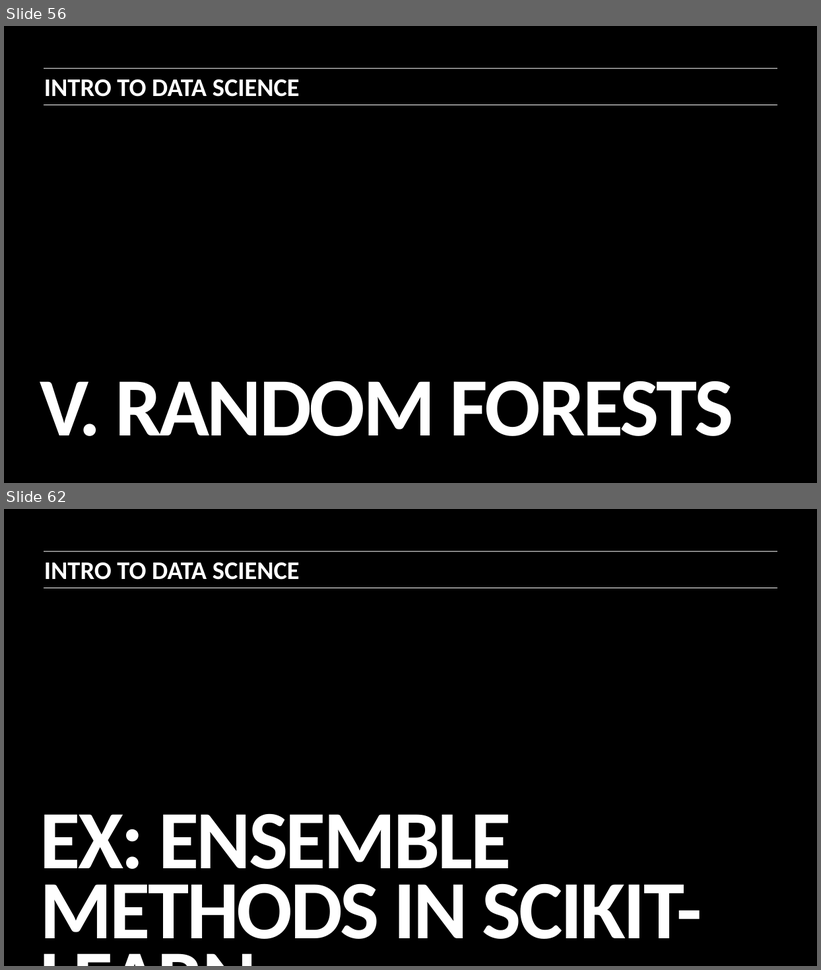
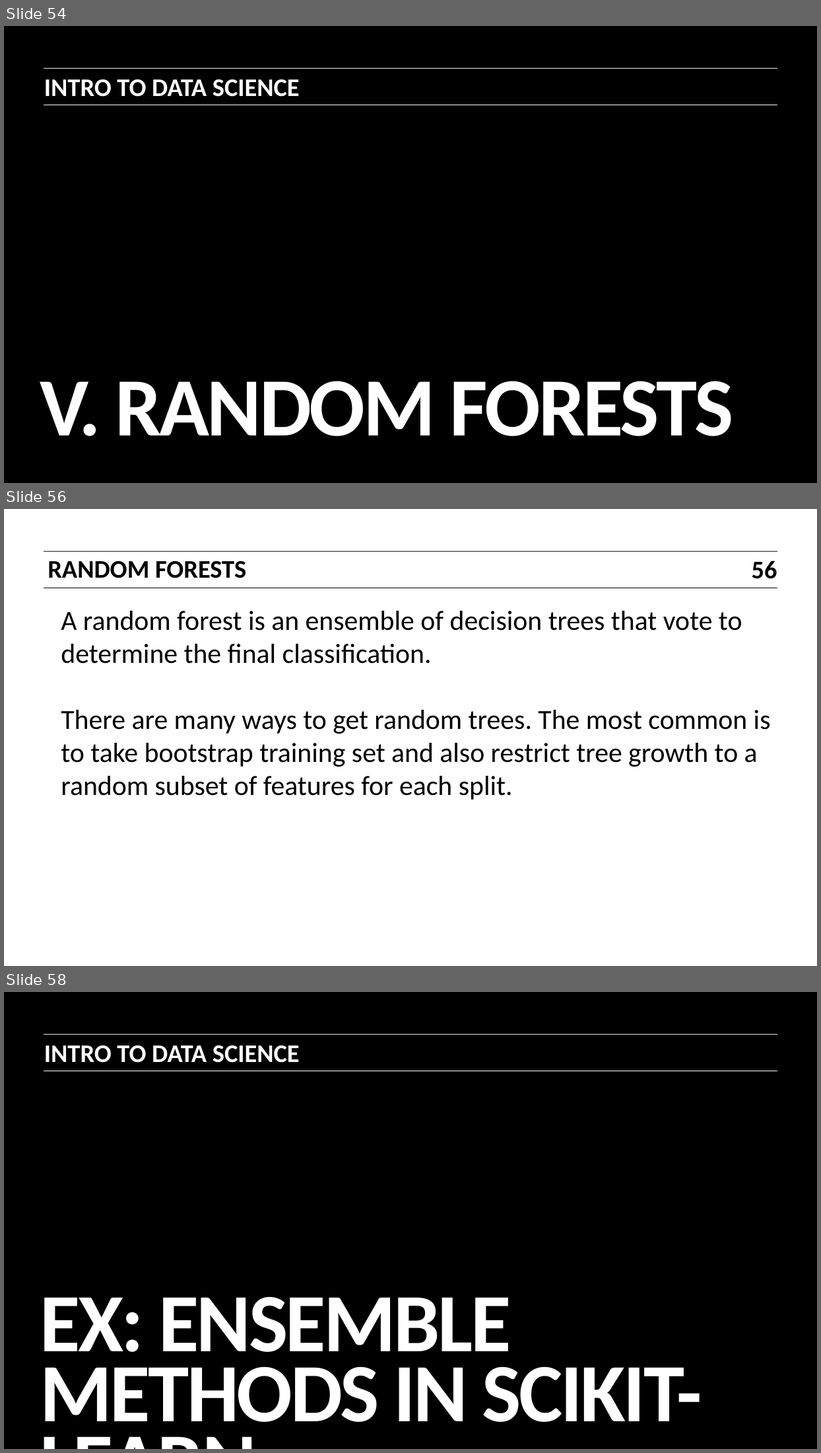
Before and after one commit to ajschumacher/gadsdc, a slide deck: 16-ensemble/slides.pptx. Shown one above the other, each under a label of ours: slides 56 and 62 before the commit, slides 54, 56 and 58 after it; the slides between them are not shown. The pictures are 821x970 and 821x1453 pixels, drawn with LibreOffice and Linux fonts; fonts in the diff are those of the drawing. Boxes give left, top, right and bottom in pixels: in the first picture for what was removed or moved away, otherwise in the second. Text is boxed around its words. In the diff, an @@ line names an element or a change of style, - is before the commit and + after.

Commit message:
ensemble slides pretty good

```diff
--- a/16-ensemble/slides.pptx
+++ b/16-ensemble/slides.pptx
@@ slide 56 added at box(4, 509, 817, 966), background #FFFFFF @@
@@ line added from (44, 551) to (778, 551), #000000 0.5 pt @@
@@ text added at box(48, 560, 246, 578), 23 pt, text #000000, bold @@
+RANDOM FORESTS
@@ page number added at box(752, 560, 778, 579), 23 pt, text #000000, bold @@
+56
@@ line added from (44, 588) to (778, 588), #000000 0.5 pt @@
@@ text added at box(61, 611, 771, 799), 25 pt, text #000000 @@
+A random forest is an ensemble of decision trees that vote to determine the final classification.
+There are many ways to get random trees. The most common is to take bootstrap training set and also restrict tree growth to a random subset of features for each split.
@@ what was slide 56 is now slide 54 @@
@@ what was slide 62 is now slide 58 @@
```
Also in this commit, not shown: 3 slides changed, 1 other slide added, 6 slides removed, 1 other file.
